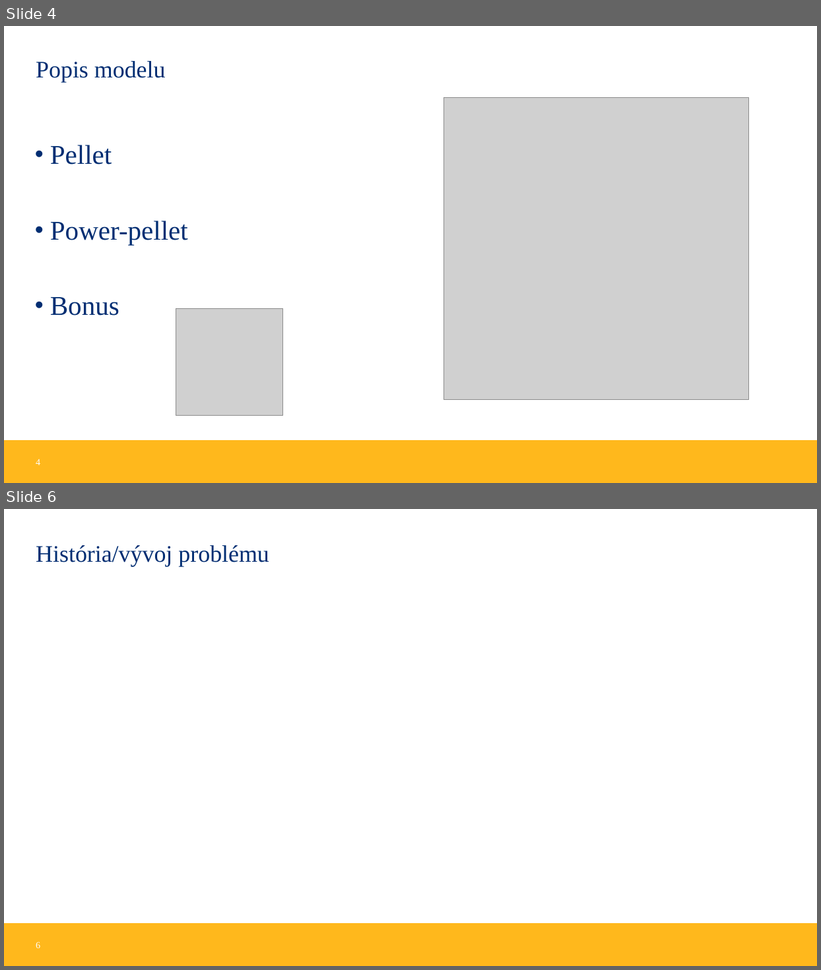
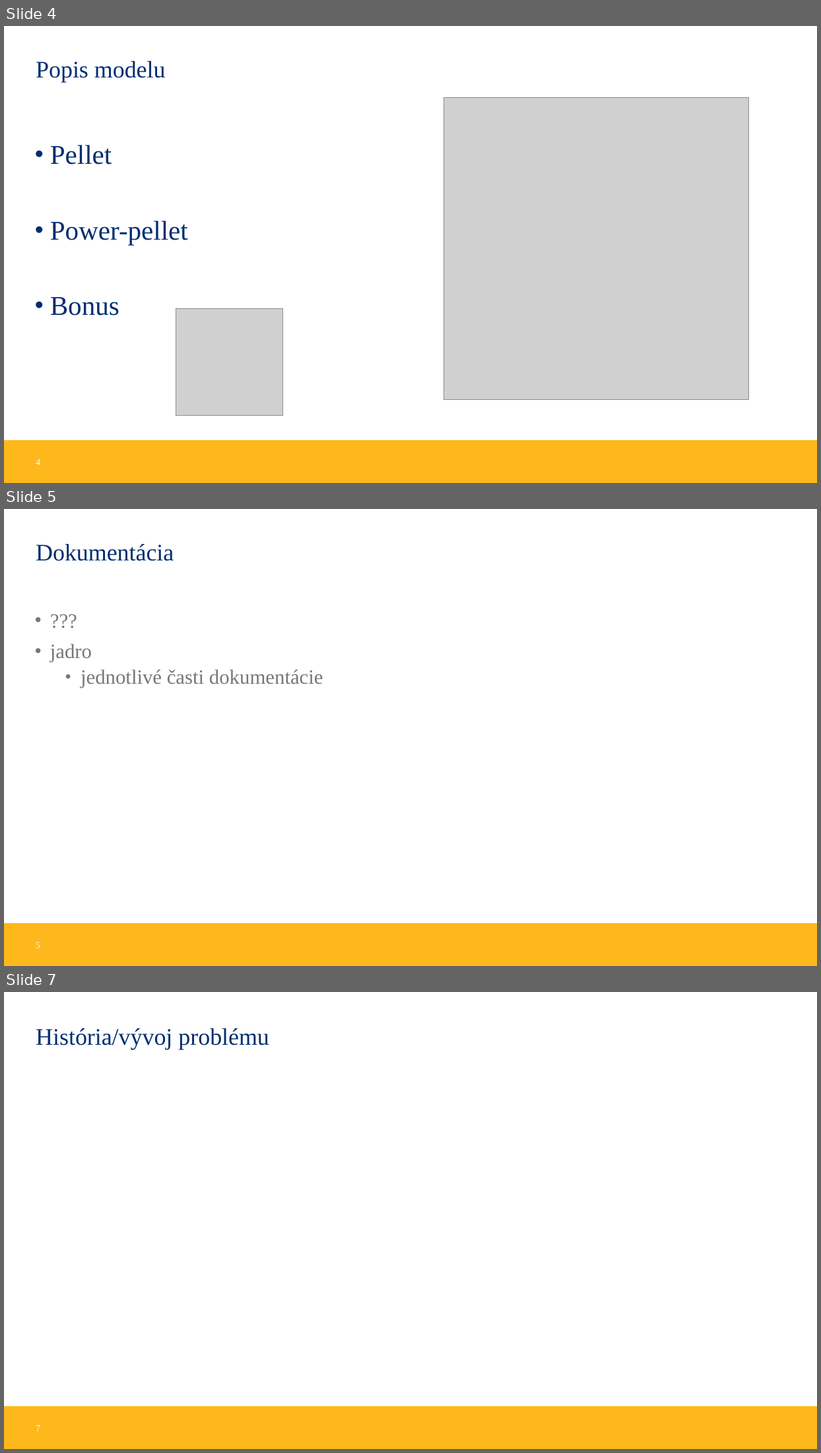
Before and after one commit to M4kovka/T2-PacMan, a slide deck: Pac-ManV3_animated.pptx. Shown one above the other, each under a label of ours: slides 4 and 6 before the commit, slides 4, 5 and 7 after it; the slides between them are not shown. The pictures are 821x970 and 821x1453 pixels, drawn with LibreOffice and Linux fonts; fonts in the diff are those of the drawing; grey boxes stand for pictures; background and template pictures are left out. Boxes give left, top, right and bottom in pixels: in the first picture for what was removed or moved away, otherwise in the second. Text is boxed around its words. In the diff, an @@ line names an element or a change of style, - is before the commit and + after.

```diff
--- a/Pac-ManV3_animated.pptx
+++ b/Pac-ManV3_animated.pptx
@@ slide 5 added at bbox=[4, 509, 817, 966], background #FFFFFF; not listed: 1 template element that a slide beside it also shows @@
@@ title added at bbox=[36, 544, 174, 561], 28 pt, text #002D72 @@
+Dokumentácia
@@ text added at bbox=[50, 644, 323, 689], 24 pt, text #777777 @@
+• ???
+• jadro
+  • jednotlivé časti dokumentácie
@@ page number added at bbox=[36, 942, 40, 949], 11 pt, text #FFFFFF @@
+5
@@ what was slide 6 is now slide 7 @@
@@ page number at bbox=[36, 1425, 40, 1432]: text changed @@
-6
+7
```
Also in this commit, not shown: 3 slides changed, 2 other slides added.
